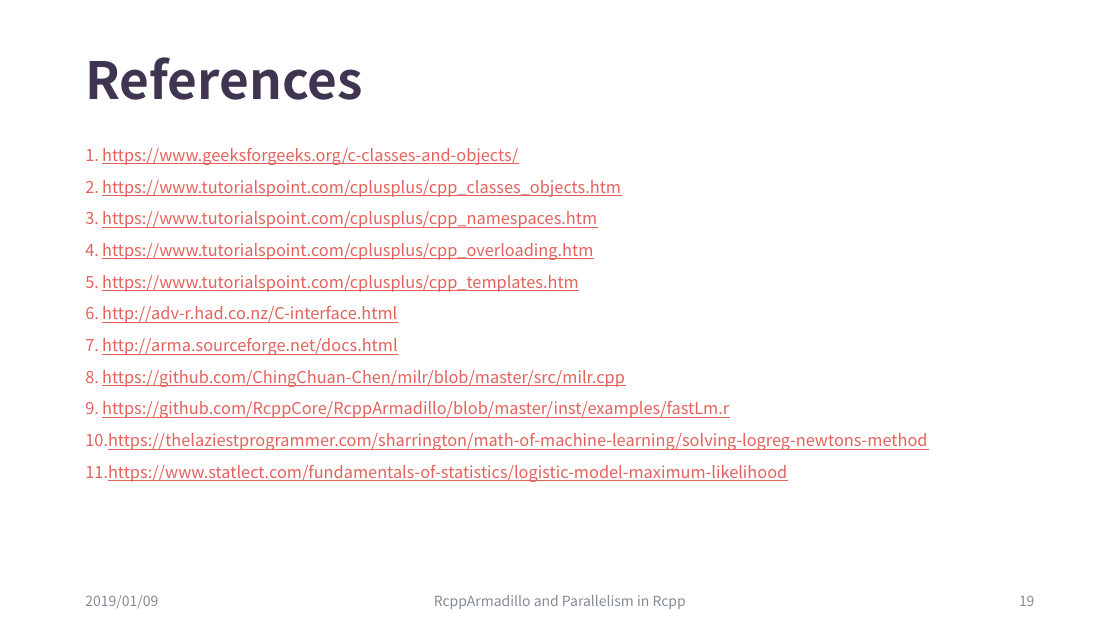
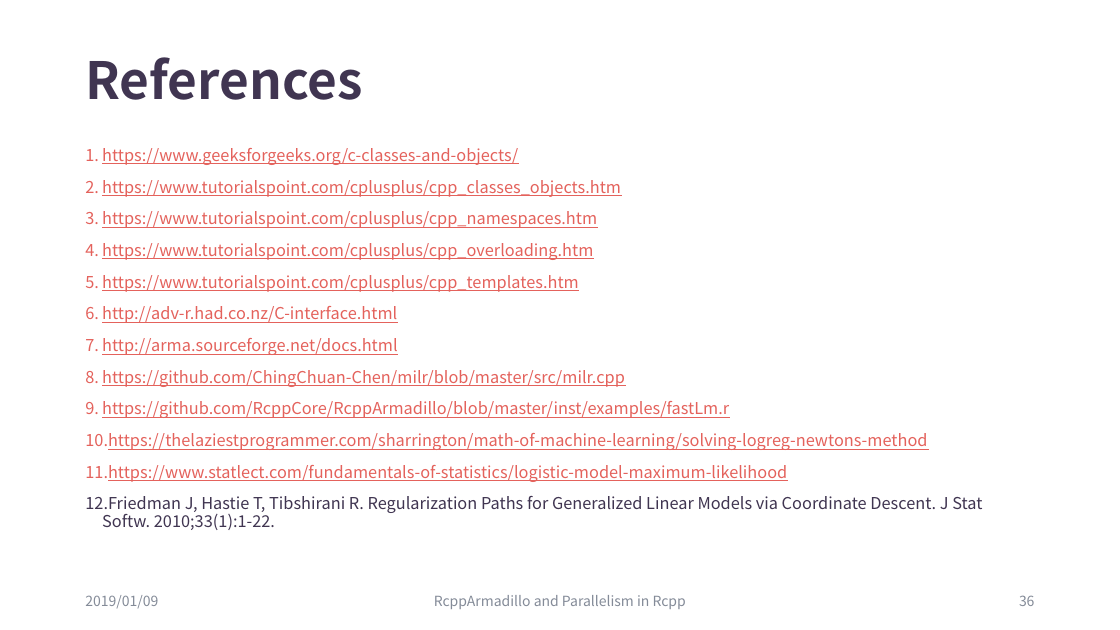
Before and after one commit to ChingChuan-Chen/Rcpp_RcppArmadillo_tutorial, a slide deck: slide 36 of leture_powerpoint_0109.pptx (slide 19 before the commit). Drawn at 1120x630 pixels with LibreOffice and Linux fonts; fonts in the diff are those of the drawing. Boxes give left, top, right and bottom in pixels: in the first picture for what was removed or moved away, otherwise in the second. Text is boxed around its words. In the diff, an @@ line names an element or a change of style, - is before the commit and + after.

```diff
--- a/leture_powerpoint_0109.pptx
+++ b/leture_powerpoint_0109.pptx
@@ text at bbox=[85, 496, 982, 530]: paragraph added @@
+12. Friedman J, Hastie T, Tibshirani R. Regularization Paths for Generalized Linear Models via Coordinate Descent. J Stat Softw. 2010;33(1):1-22.
@@ page number at bbox=[1019, 595, 1035, 606]: text changed @@
-19
+36
```
Also in this commit, not shown: 3 other slides changed, 17 slides added, 7 other files.
